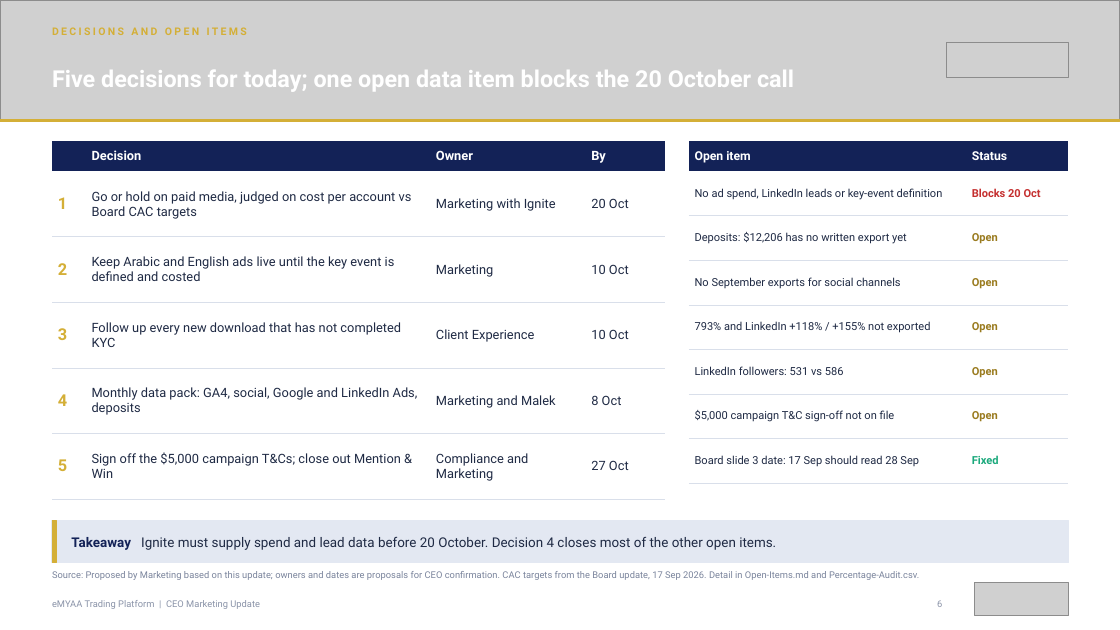
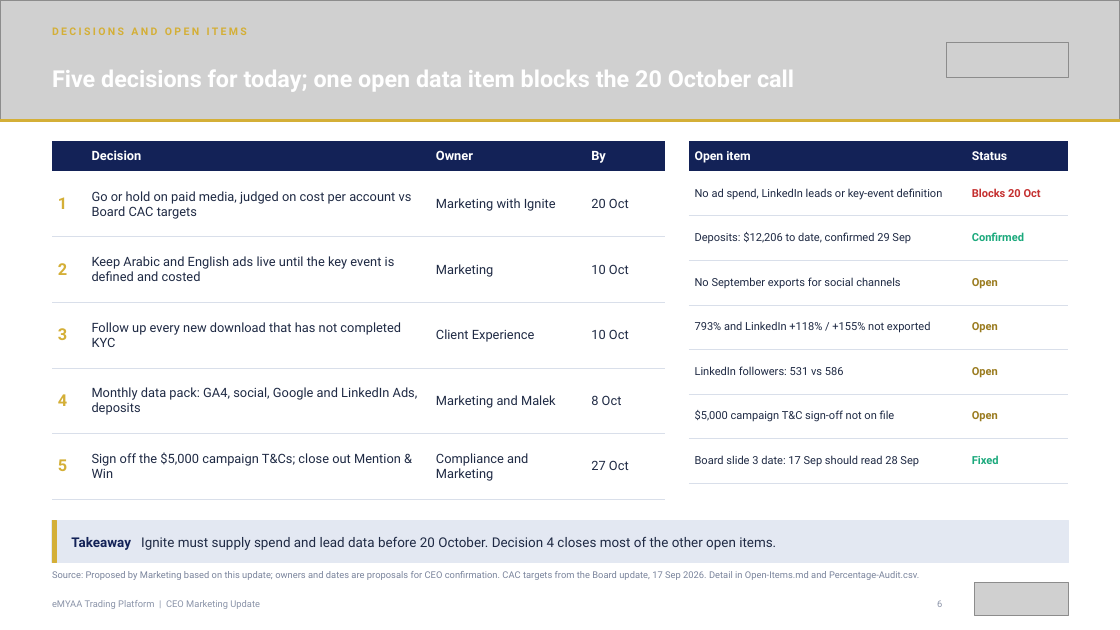
Before and after one commit to hatemmsc-ops/HatemIsa_202508993_IT9002_NLP_Project, a slide deck: slide 6 of emyaa-ceo-deck/output/final-deck/eMYAA-Marketing-Update-01.10.2026-CEO-Redesigned.pptx. Drawn at 1120x630 pixels with LibreOffice and Linux fonts; fonts in the diff are those of the drawing; grey boxes stand for pictures. Boxes give left, top, right and bottom in pixels: in the first picture for what was removed or moved away, otherwise in the second. Text is boxed around its words. In the diff, an @@ line names an element or a change of style, - is before the commit and + after.

```diff
--- a/emyaa-ceo-deck/output/final-deck/eMYAA-Marketing-Update-01.10.2026-CEO-Redesigned.pptx
+++ b/emyaa-ceo-deck/output/final-deck/eMYAA-Marketing-Update-01.10.2026-CEO-Redesigned.pptx
@@ table at <box>689,141,1069,471</box> @@
-row 3, column 1: Deposits: $12,206 has no written export yet
+row 3, column 1: Deposits: $12,206 to date, confirmed 29 Sep
-row 3, column 2: Open
+row 3, column 2: Confirmed
```
Also in this commit, not shown: 7 other files.
